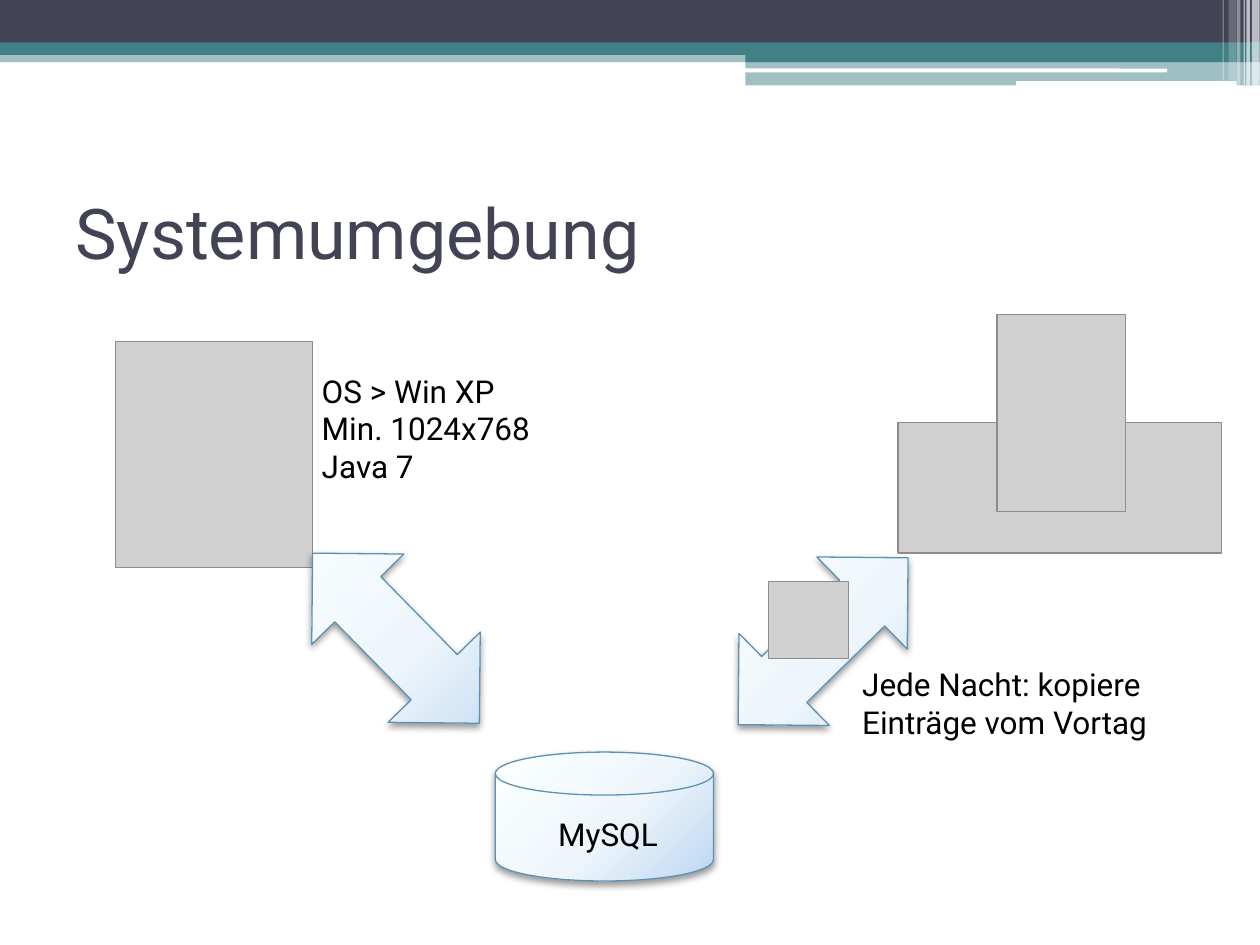
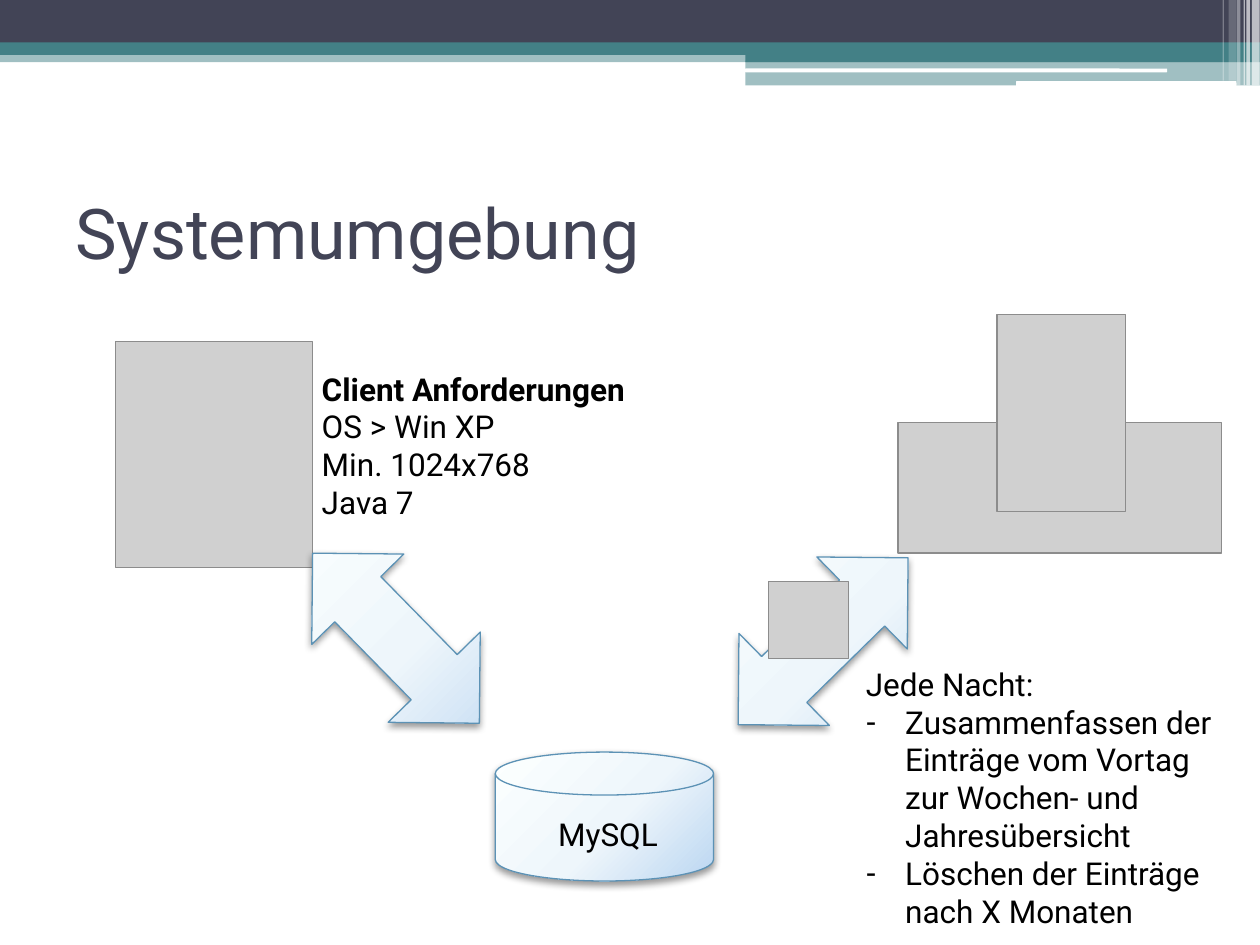
Before and after one commit to DanJoeHa/Fallstudie, a slide deck: slide 7 of Projektmanagement/Abschlusspräsentation.pptx. Drawn at 1260x945 pixels with LibreOffice and Linux fonts; fonts in the diff are those of the drawing; grey boxes stand for pictures. Boxes give left, top, right and bottom in pixels: in the first picture for what was removed or moved away, otherwise in the second. Text is boxed around its words. In the diff, an @@ line names an element or a change of style, - is before the commit and + after.

```diff
--- a/Projektmanagement/Abschlusspräsentation.pptx
+++ b/Projektmanagement/Abschlusspräsentation.pptx
@@ text at <box>322,377,624,408</box>: paragraph added @@
+Client Anforderungen
@@ text at <box>866,672,1211,924</box>: text changed @@
-Jede Nacht: kopiere Einträge vom Vortag
+Jede Nacht:
+– Zusammenfassen der Einträge vom Vortag zur Wochen- und Jahresübersicht
+– Löschen der Einträge nach X Monaten
```
Also in this commit, not shown: 2 other slides changed, 1 slide added, 1 slide removed, 2 other files.
